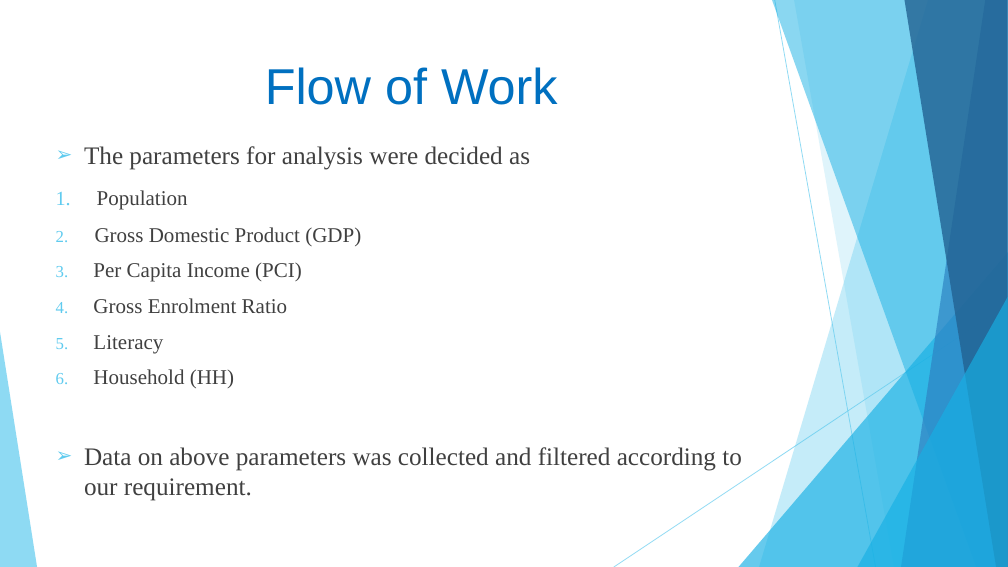
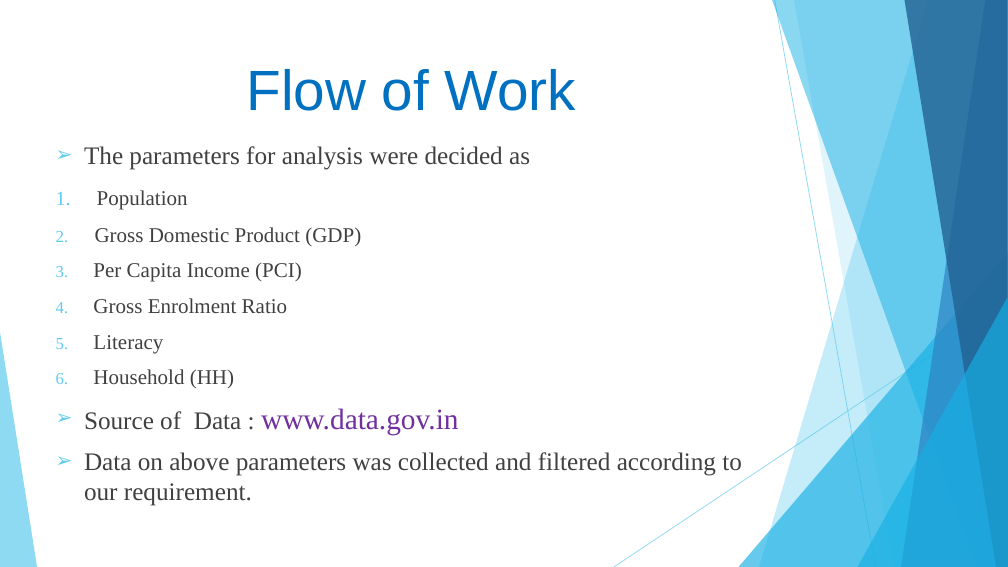
Before and after one commit to theshubhamp-zz/HAD, a slide deck: slide 3 of docs/HAD project.pptx. Drawn at 1008x567 pixels with LibreOffice and Linux fonts; fonts in the diff are those of the drawing. Boxes give left, top, right and bottom in pixels: in the first picture for what was removed or moved away, otherwise in the second. Text is boxed around its words. In the diff, an @@ line names an element or a change of style, - is before the commit and + after.

```diff
--- a/docs/HAD project.pptx
+++ b/docs/HAD project.pptx
@@ title "Flow of Work" at box(246, 69, 576, 111): size 48 to 54 pt @@
@@ text at box(84, 408, 459, 435): paragraph added @@
+➢ Source of Data : www.data.gov.in
```
Also in this commit, not shown: 3 other slides changed, 5 slides added.
